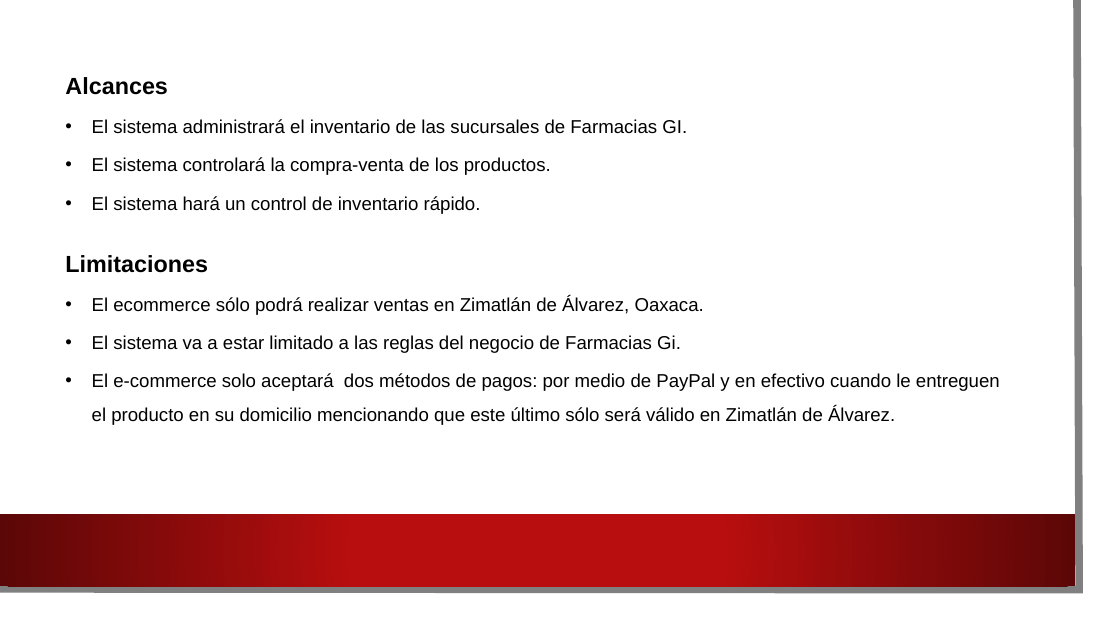
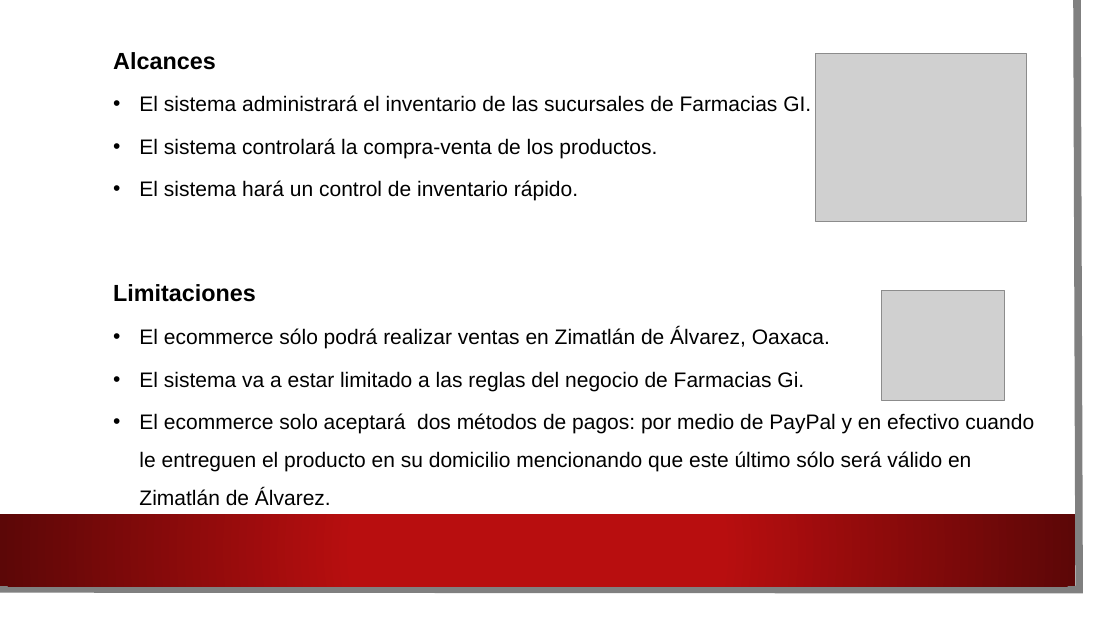
Before and after one commit to HeberZabdiel/FarmaciaGiDocumentos, a slide deck: slide 7 of Presentacion asesor uno.pptx (slide 8 before the commit). Drawn at 1120x630 pixels with LibreOffice and Linux fonts; fonts in the diff are those of the drawing; grey boxes stand for pictures; background and template pictures are left out. Boxes give left, top, right and bottom in pixels: in the first picture for what was removed or moved away, otherwise in the second. Text is boxed around its words. In the diff, an @@ line names an element or a change of style, - is before the commit and + after.

```diff
--- a/Presentacion asesor uno.pptx
+++ b/Presentacion asesor uno.pptx
@@ text "Alcances": place and size @@
-text "Alcances" at (65,77,1000,425)
+text "Alcances" at (113,52,1034,506)
@@ picture added at (816,53,1027,221) @@
@@ text at (139,95,830,391): size 16 to 18 pt in "El sistema administrará el inventario de las ...", "El sistema controlará la compra-venta de los ...", "El sistema hará un control de inventario ...", "El ecommerce sólo podrá realizar ventas en ..." and 1 more places @@
@@ picture added at (882,291,1005,401) @@
@@ text at (139,413,1034,506): text changed; size 16 to 18 pt @@
-• El e-commerce solo aceptará dos métodos de pagos: por medio de PayPal y en efectivo cuando le entreguen el producto en su domicilio mencionando que este último sólo será válido en Zimatlán de Álvarez.
+• El ecommerce solo aceptará dos métodos de pagos: por medio de PayPal y en efectivo cuando le entreguen el producto en su domicilio mencionando que este último sólo será válido en Zimatlán de Álvarez.
```
Also in this commit, not shown: 7 other slides changed, 1 slide removed.
